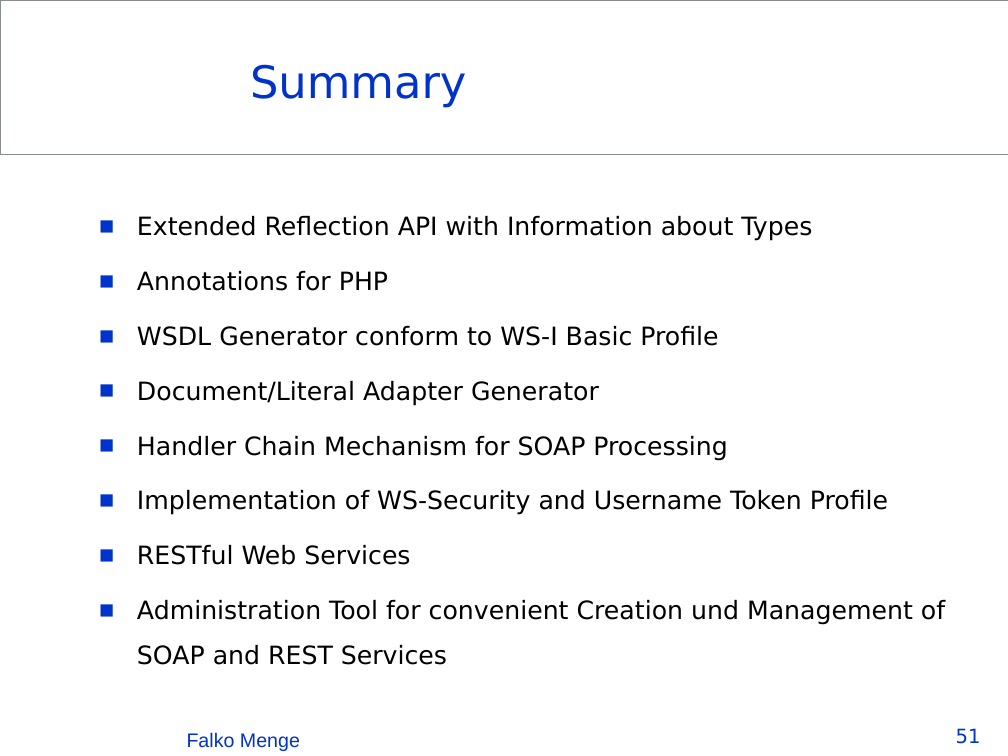
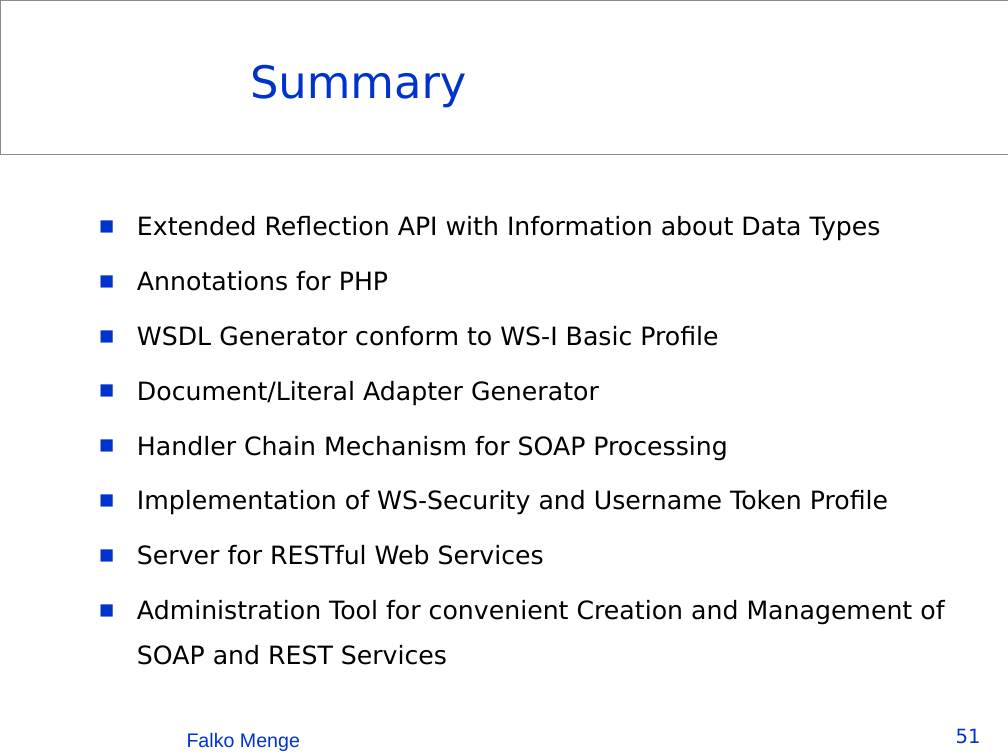
Before and after one commit to Seb35/InstantSVC, a slide deck: slide 51 of doc/presentations/berlin-php-usergroup/InstantSVC - The PHP Web Services Builder.odp. Drawn at 1008x756 pixels with LibreOffice and Linux fonts; fonts in the diff are those of the drawing; background and template pictures are left out. Boxes give left, top, right and bottom in pixels: in the first picture for what was removed or moved away, otherwise in the second. Text is boxed around its words. In the diff, an @@ line names an element or a change of style, - is before the commit and + after.

Commit message:
small changes of the summary slide

```diff
--- a/doc/presentations/berlin-php-usergroup/InstantSVC - The PHP Web Services Builder.odp
+++ b/doc/presentations/berlin-php-usergroup/InstantSVC - The PHP Web Services Builder.odp
@@ text at (137,216,881,241): text changed @@
-  ■ Extended Reflection API with Information about Types
+  ■ Extended Reflection API with Information about Data Types
@@ text at (137,545,944,665): text changed @@
-  ■ RESTful Web Services
-  ■ Administration Tool for convenient Creation und Management of SOAP and REST Services
+  ■ Server for RESTful Web Services
+  ■ Administration Tool for convenient Creation and Management of SOAP and REST Services
```
Also in this commit, not shown: 1 other file.
